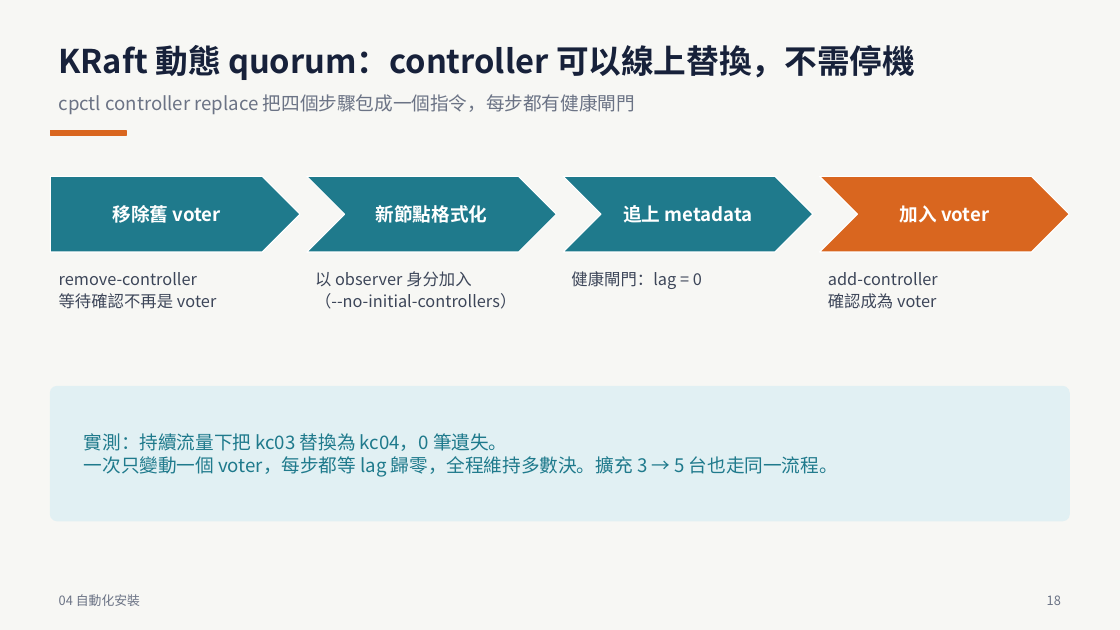
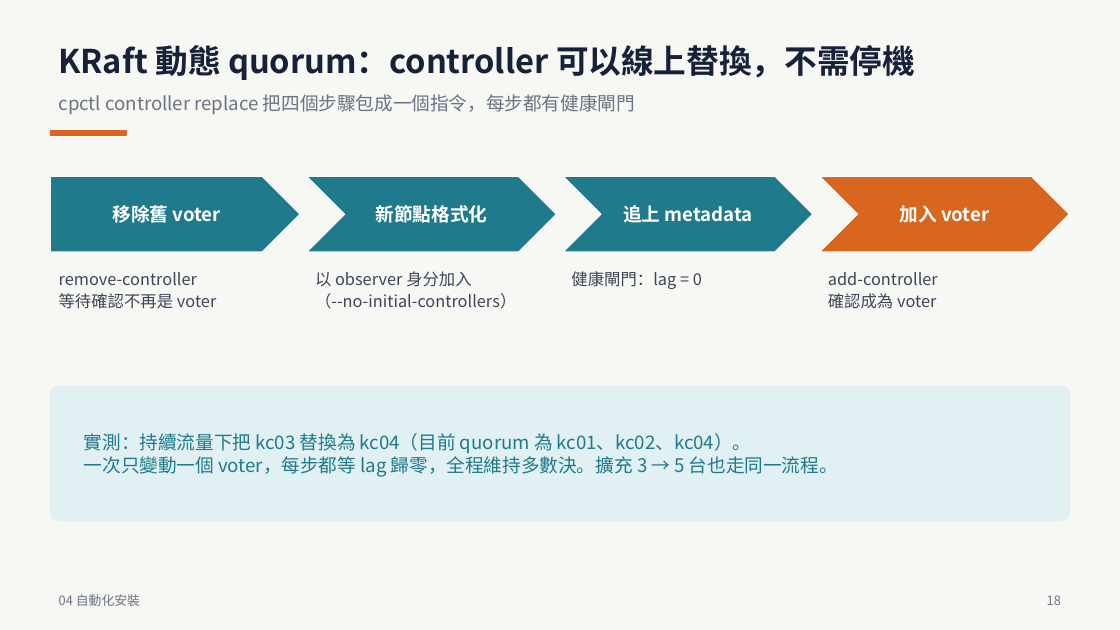
Before and after one commit to zxc81906119/kafka_install_ops, a slide deck: slide 18 of docs/Confluent-離線安裝PoC-全流程.pptx. Drawn at 1120x630 pixels with LibreOffice and Linux fonts; fonts in the diff are those of the drawing. Boxes give left, top, right and bottom in pixels: in the first picture for what was removed or moved away, otherwise in the second. Text is boxed around its words. In the diff, an @@ line names an element or a change of style, - is before the commit and + after.

```diff
--- a/docs/Confluent-離線安裝PoC-全流程.pptx
+++ b/docs/Confluent-離線安裝PoC-全流程.pptx
@@ text at [84,433,752,454]: text changed @@
-實測：持續流量下把 kc03 替換為 kc04，0 筆遺失。
+實測：持續流量下把 kc03 替換為 kc04（目前 quorum 為 kc01、kc02、kc04）。
```
Also in this commit, not shown: 4 other slides changed, 21 other files.
